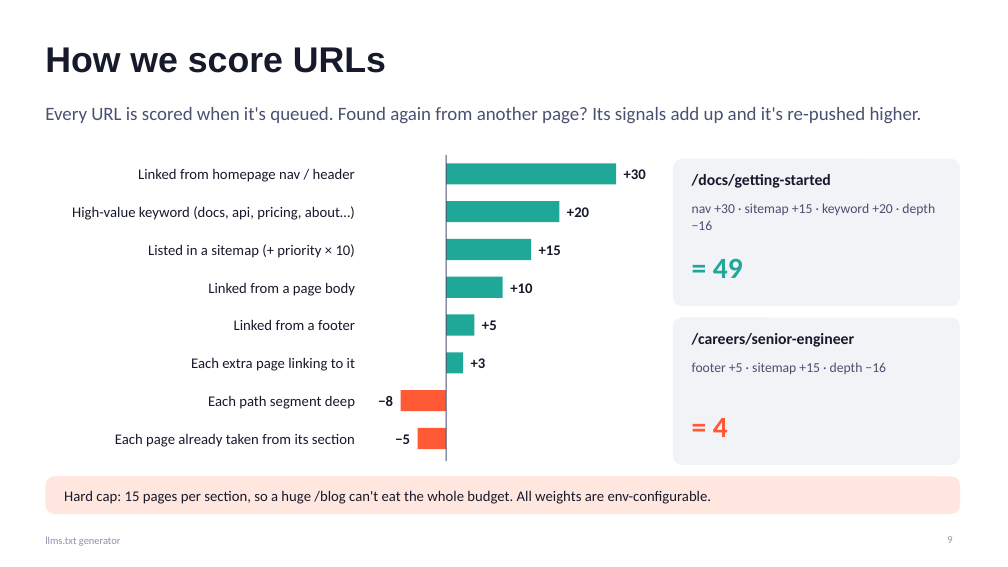
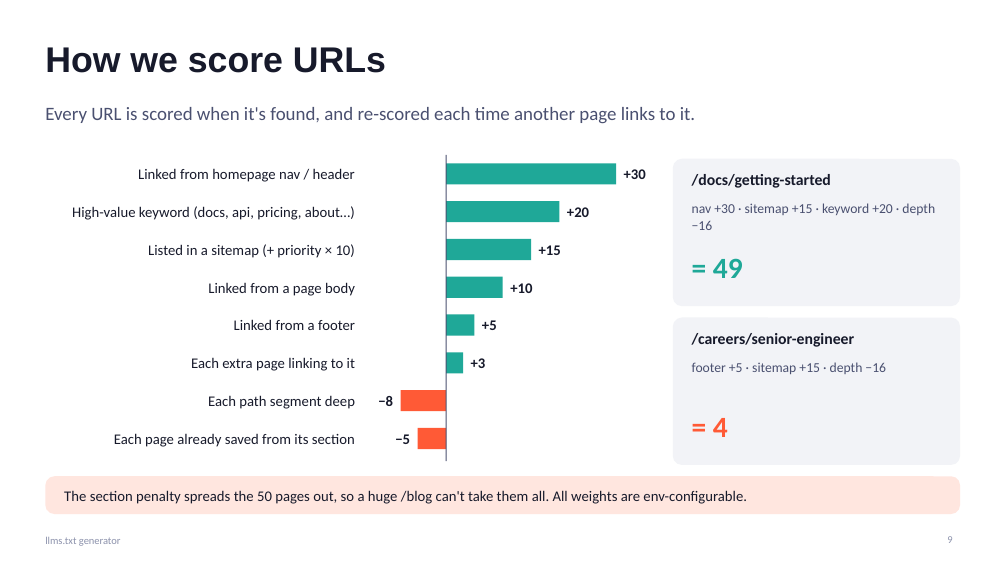
Before and after one commit to nmallekav/llms-txt-nishanth-mallekav, a slide deck: slide 9 of presentation/llms-txt-generator.pptx. Drawn at 1008x567 pixels with LibreOffice and Linux fonts; fonts in the diff are those of the drawing. Boxes give left, top, right and bottom in pixels: in the first picture for what was removed or moved away, otherwise in the second. Text is boxed around its words. In the diff, an @@ line names an element or a change of style, - is before the commit and + after.

```diff
--- a/presentation/llms-txt-generator.pptx
+++ b/presentation/llms-txt-generator.pptx
@@ text at (x1=45, y1=107, x2=695, y2=123): text changed @@
-Every URL is scored when it's queued. Found again from another page? Its signals add up and it's re-pushed higher.
+Every URL is scored when it's found, and re-scored each time another page links to it.
@@ text at (x1=114, y1=433, x2=355, y2=447): text changed @@
-Each page already taken from its section
+Each page already saved from its section
@@ text at (x1=64, y1=490, x2=747, y2=504): text changed @@
-Hard cap: 15 pages per section, so a huge /blog can't eat the whole budget. All weights are env-configurable.
+The section penalty spreads the 50 pages out, so a huge /blog can't take them all. All weights are env-configurable.
```
Also in this commit, not shown: 7 other slides changed, 35 other files.
